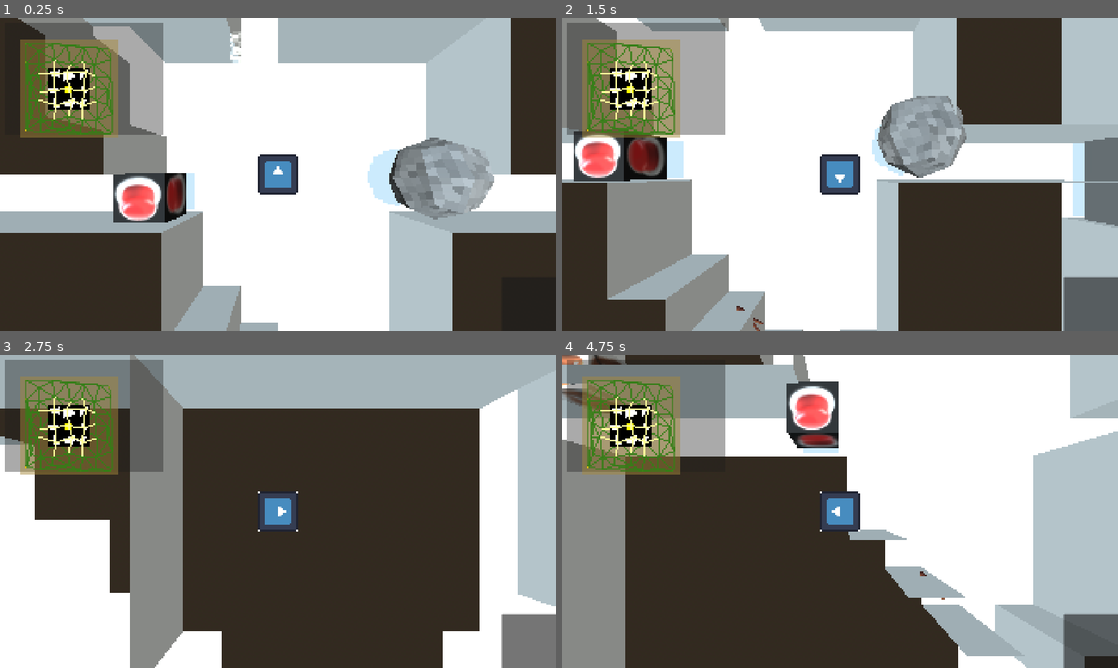
Above: before the commit, frames 1-4 (two rows, left to right).
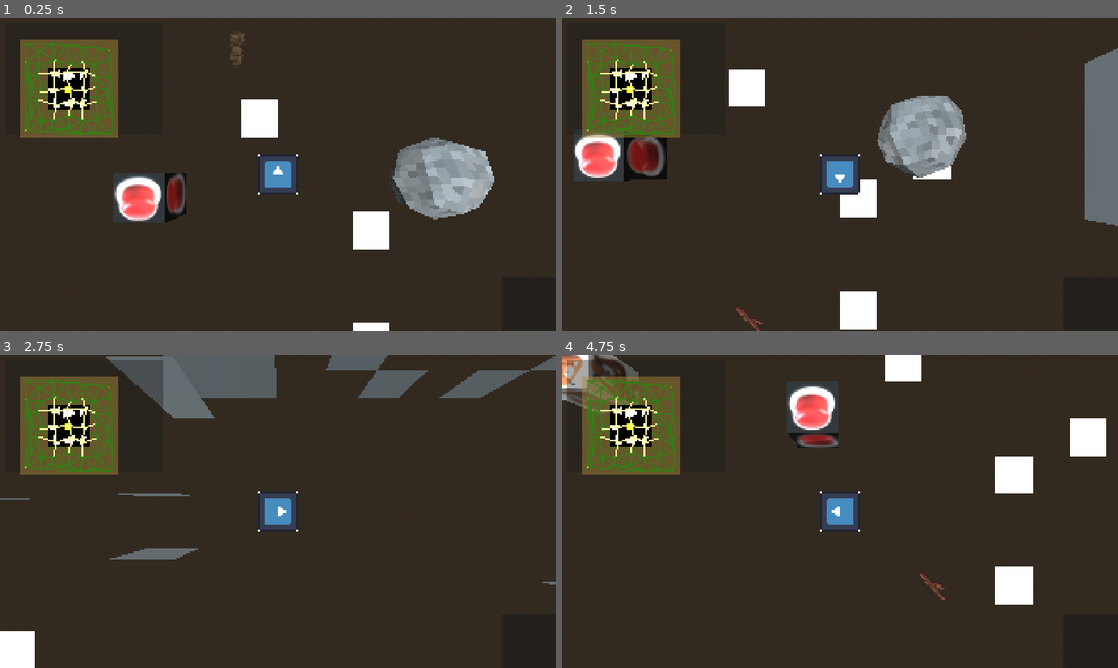
Above: after the commit, the same moments.

Repository: GammaRayTea/project-3-primordial-mass
Game: Godot game, scene res://main.tscn
The game is run twice, just before and just after one commit, with the same random seed, the same clock (stepped at 60 frames per second) and the same inputs. The engine's default icon, where the game draws it, is replaced by a stand-in: a white triangle on a blue panel in a dark square.
Inputs:
- Up to frame 1 (0.25 s): no input
- Up to frame 2 (1.5 s): hold D (move_right) 0.53-1.28 s; tap E (interact) at 0.6 s; hold S (move_down) from 1.28 s (still down); tap Shift (sprint) at 1.35 s
- Up to frame 3 (2.75 s): release S (move_down) at 2.03 s; hold D (move_right) from 2.03 s (still down); tap E (interact) at 2.1 s
- Up to frame 4 (4.75 s): release D (move_right) at 2.78 s; hold W (move_up) 2.78-3.53 s; tap Shift (sprint) at 2.85, 4.35 s; hold A (move_left) from 3.53 s (still down); tap E (interact) at 3.6 s

The runs differ from the first frame. In frame 1, 65% of the frame differs, in the area x 0-100%, y 0-100%; in frame 2, 62%; in frame 3, 48%; in frame 4, 59%.

Commit message:
Converted everything to vertecies(in progress)
Still not finished but visible geomety is getting generated

Diff:
--- a/game/environment/room_generation/room_mesh_gen.tres.gd
+++ b/game/environment/room_generation/room_mesh_gen.tres.gd
@@ -5,13 +5,30 @@
 var cell_origin: Vector2 = Vector2(0.0, 0.0)
 var connecting_points: Array = [Vector2(randf() * 16 - 16, randf() * 16), Vector2(randf() * 16, randf() * 16 -16), Vector2(randf() * 16 + 16, randf() * 16), Vector2(randf() * 16 - 16, randf() * 16 + 16)]
 
-var floor_meshes: Array[Mesh] = []
-var wall_meshes: Array[Mesh] = []
-
 func build_mesh(_grid: BitMap) -> void:
 	print("building mesh")
+
+	if mesh == null:
+		mesh = ArrayMesh.new()
+
 	var grid_size_x: int = _grid.get_size().x
 	var grid_size_y: int = _grid.get_size().y
+
+	# Array setup
+	var surface_array_ground = []
+	surface_array_ground.resize(Mesh.ARRAY_MAX)
+	var surface_array_wall = []
+	surface_array_wall.resize(Mesh.ARRAY_MAX)
+
+	var verts_ground = PackedVector3Array()
+	var normals_ground = PackedVector3Array()
+	var uvs_ground = PackedVector2Array()
+	var indices_ground = PackedInt32Array()
+
+	var verts_wall = PackedVector3Array()
+	var normals_wall = PackedVector3Array()
+	var uvs_wall = PackedVector2Array()
+	var indices_wall = PackedInt32Array()
 
 
 	var check_bit_existance = func(_x: int, _y: int) -> bool:
@@ -19,111 +36,89 @@
 			return true
 		return _grid.get_bit(_x, _y)
 
+	#creating floor tiles
+	var generate_floor = func(_x: float, _y: float, _height: float) -> void:
+		var start_index: int = verts_wall.size()
+		for i in range(4):
+			verts_ground.append(Vector3(_x + (0.5 * snappedf(sin((i + 1.5) * PI/2), 1.0)) + 0.5, _height, _y + (0.5 * snappedf(sin((i + 0.5) * PI/2), 1.0)) + 0.5))
+			normals_ground.append(Vector3(0, 1, 0))
+		indices_ground.append(start_index)
+		indices_ground.append(start_index + 1)
+		indices_ground.append(start_index + 2)
+		indices_ground.append(start_index)
+		indices_ground.append(start_index + 2)
+		indices_ground.append(start_index + 3)
 
-	var test_array: Array[Array] = []
-	for current_sub_cell_y in range(grid_size_y):
-		test_array.append([])
-		for current_sub_cell_x in range(grid_size_x):
-			test_array[current_sub_cell_y].append(_grid.get_bit(current_sub_cell_x, current_sub_cell_y))
-			if (_grid.get_bit(current_sub_cell_x, current_sub_cell_y) == true):
-				generate_floor(current_sub_cell_x, current_sub_cell_y, 0.0)
+	#creating two stacked wall pieces
+	var generate_wall = func(_x: float, _y: float, _facing, _flip_faces: bool) -> void:
+		var height: float = 0.5
+		var normal: Vector3
+
+		if _facing == PlaneMesh.FACE_Z:
+			if _flip_faces:
+				normal = Vector3(0.0, 0.0, -1.0)
 			else:
-				#generate_floor(current_sub_cell_x, current_sub_cell_y, 2.0)
-				var adjacent: Array[bool] = [check_bit_existance.call(current_sub_cell_x, current_sub_cell_y - 1), check_bit_existance.call(current_sub_cell_x, current_sub_cell_y + 1) , check_bit_existance.call(current_sub_cell_x + 1, current_sub_cell_y), check_bit_existance.call(current_sub_cell_x - 1, current_sub_cell_y)]
-				generate_walls(current_sub_cell_x, current_sub_cell_y, adjacent)
+				normal = Vector3(0.0, 0.0, 1.0)
+		else:
+			if _flip_faces:
+				normal = Vector3(-1.0, 0.0, 0.0)
+			else:
+				normal = Vector3(1.0, 0.0, 0.0)
 
-	var floor_mesh: Mesh =  merge_meshes(floor_meshes)
-	var wall_mesh: Mesh =  merge_meshes(wall_meshes)
+		for j in range(2):
+			var start_index: int = verts_ground.size()
+			for i in range(4):
+				verts_wall.append(Vector3(_x + (0.5 * snappedf(sin((i + 1.5) * PI/2), 1.0)) + 0.5, height + j + (0.5 * snappedf(sin((i + 0.5) * PI/2), 1.0)) + 0.5, _y))
+				normals_wall.append(normal)
 
-	initiate_mesh(floor_mesh)
-	initiate_mesh(wall_mesh)
-
-#creating floor tiles
-func generate_floor(_x: float, _y: float, _height: float) -> void:
-	var plane: PlaneMesh = PlaneMesh.new()
-	plane.center_offset = Vector3(_x + 0.5, _height, _y + 0.5)
-	plane.size = Vector2(1.0, 1.0)
-	plane.orientation = PlaneMesh.FACE_Y
-	floor_meshes.append(plane)
+			if _flip_faces:
+				indices_wall.append(start_index)
+				indices_wall.append(start_index + 2)
+				indices_wall.append(start_index + 1)
+				indices_wall.append(start_index)
+				indices_wall.append(start_index + 3)
+				indices_wall.append(start_index + 2)
+			else:
+				indices_wall.append(start_index)
+				indices_wall.append(start_index + 1)
+				indices_wall.append(start_index + 2)
+				indices_wall.append(start_index)
+				indices_wall.append(start_index + 2)
+				indices_wall.append(start_index + 3)
 
 
-#creating two stacked wall pieces
-func generate_wall(_x: float, _y: float, _facing, _flip_faces: bool) -> void:
-	var height: float = 0.5
-	for j in range(2):
-		var plane: PlaneMesh = PlaneMesh.new()
-		plane.size = Vector2(1.0, 1.0)
-		plane.center_offset = Vector3(_x, height + j, _y)
-		plane.orientation = _facing
-		plane.flip_faces = _flip_faces
-		wall_meshes.append(plane)
+	#creating the walls for a tile
+	var generate_walls = func(_x: float, _y: float, _adjacent_sub_cells: Array[bool]) -> void:
+		if (_adjacent_sub_cells[1] == true):
+			generate_wall.call(_x + 0.5, _y + 1.0, PlaneMesh.FACE_Z, false)
+		if (_adjacent_sub_cells[0] == true):
+			generate_wall.call(_x + 0.5, _y, PlaneMesh.FACE_Z, true)
+		if (_adjacent_sub_cells[3] == true):
+			generate_wall.call(_x, _y + 0.5, PlaneMesh.FACE_X, true)
+		if (_adjacent_sub_cells[2] == true):
+			generate_wall.call(_x + 1.0, _y + 0.5, PlaneMesh.FACE_X, false)
 
 
-#creating the walls for a tile
-func generate_walls(_x: float, _y: float, _adjacent_sub_cells: Array[bool]) -> void:
-	if (_adjacent_sub_cells[1] == true):
-		generate_wall.call(_x + 0.5, _y + 1.0, PlaneMesh.FACE_Z, false)
-	if (_adjacent_sub_cells[0] == true):
-		generate_wall.call(_x + 0.5, _y, PlaneMesh.FACE_Z, true)
-	if (_adjacent_sub_cells[3] == true):
-		generate_wall.call(_x, _y + 0.5, PlaneMesh.FACE_X, true)
-	if (_adjacent_sub_cells[2] == true):
-		generate_wall.call(_x + 1.0, _y + 0.5, PlaneMesh.FACE_X, false)
-
-
-#merging planes in one meshinstance
-func merge_meshes(_meshes: Array[Mesh]) -> Mesh:
-	var singleMesh := SurfaceTool.new()
-	singleMesh.begin(Mesh.PRIMITIVE_TRIANGLES)
-	for i in _meshes:
-		singleMesh.append_from(i, 0, Transform3D.IDENTITY)
-	return singleMesh.commit()
-
-
-#add meshes as instances
-func initiate_mesh(_mesh: Mesh) -> void:
-	var new := MeshInstance3D.new()
-	new.mesh = _mesh
-	var material = StandardMaterial3D.new()
-	new.material_override = material
-	add_child(new)
-
-
-
-'var roomGen = RoomGen.new()
-	var room_layout = roomGen.room_generator(size, center, connecting_points)
-	var mesh: Mesh
-
-	# Array setup
-	var surface_array_ground = []
-	surface_array_ground.resize(Mesh.ARRAY_MAX)
-
-	var verts_ground = PackedVector3Array()
-	var normals_ground = PackedVector3Array()
-	var uvs_ground = PackedVector2Array()
-	var indices_ground = PackedInt32Array()
-
-	var generate = func(_x: float, _y: float, _height: float) -> void:
-		for i in range(4):
-			verts_ground.append(Vector3(_x + (0.5 * snappedf(sin((i + 1.5) * PI/2), 1.0)) + 0.5, _y + (0.5 * snappedf(sin((i + 0.5) * PI/2), 1.0)) + 0.5, _height))
-			normals_ground.append(Vector3(0, 1, 0))
-
-	for current_sub_cell_x in range(roomGen.size):
-		for current_sub_cell_y in range(roomGen.size):
-			if (room_layout[current_sub_cell_x][current_sub_cell_y] == true):
-				generate.call(current_sub_cell_x, current_sub_cell_y, 2.0)
+	for current_sub_cell_y in range(grid_size_y):
+		for current_sub_cell_x in range(grid_size_x):
+			if (_grid.get_bit(current_sub_cell_x, current_sub_cell_y) == true):
+				generate_floor.call(current_sub_cell_x, current_sub_cell_y, 0.0)
 			else:
-				generate.call(current_sub_cell_x, current_sub_cell_y, 2.0)
+				#generate_floor.call(current_sub_cell_x, current_sub_cell_y, 2.0)
+				var adjacent: Array[bool] = [check_bit_existance.call(current_sub_cell_x, current_sub_cell_y - 1), check_bit_existance.call(current_sub_cell_x, current_sub_cell_y + 1) , check_bit_existance.call(current_sub_cell_x + 1, current_sub_cell_y), check_bit_existance.call(current_sub_cell_x - 1, current_sub_cell_y)]
+				generate_walls.call(current_sub_cell_x, current_sub_cell_y, adjacent)
 
 
 	# Assign arrays to surface array.
 	surface_array_ground[Mesh.ARRAY_VERTEX] = verts_ground
 	surface_array_ground[Mesh.ARRAY_NORMAL] = normals_ground
-	surface_array_ground[Mesh.ARRAY_TEX_UV] = uvs_ground
+	#surface_array_ground[Mesh.ARRAY_TEX_UV] = uvs_ground
 	surface_array_ground[Mesh.ARRAY_INDEX] = indices_ground
 	mesh.add_surface_from_arrays(Mesh.PRIMITIVE_TRIANGLES, surface_array_ground)
 
-
-#plane generator to make a square at the right height
-func square_gen(_x: float, _y: float, _height: float):
-	pass'
+	# Assign arrays to surface array.
+	surface_array_wall[Mesh.ARRAY_VERTEX] = verts_wall
+	surface_array_wall[Mesh.ARRAY_NORMAL] = normals_wall
+	#surface_array_wall[Mesh.ARRAY_TEX_UV] = uvs_wall
+	surface_array_wall[Mesh.ARRAY_INDEX] = indices_wall
+	mesh.add_surface_from_arrays(Mesh.PRIMITIVE_TRIANGLES, surface_array_wall)
--- a/game/environment/test_room/test_room.tscn
+++ b/game/environment/test_room/test_room.tscn
@@ -18,6 +18,8 @@
 [sub_resource type="BoxShape3D" id="BoxShape3D_kpvxy"]
 size = Vector3(200, 1, 100)
 
+[sub_resource type="ArrayMesh" id="ArrayMesh_20bci"]
+
 [sub_resource type="BoxMesh" id="BoxMesh_w5spq"]
 size = Vector3(10, 4, 4)
 
@@ -46,6 +48,7 @@
 script = ExtResource("1_js5f7")
 
 [node name="MeshInstance3D" type="MeshInstance3D" parent="Node3D" unique_id=217339303]
+mesh = SubResource("ArrayMesh_20bci")
 script = ExtResource("2_20bci")
 
 [node name="StaticBody3D3" type="StaticBody3D" parent="." unique_id=665518036]
Not shown: 1 places in game/environment/test_room/test_room.tscn that only renumber resources
